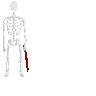
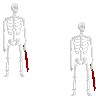
The second w=96, h=96 image is a revision of the first. Changes to its layers:
added layer "spooky mens" above "skullz" over box(70, 22, 96, 96)
painted on "skullz" over box(3, 1, 26, 36)
